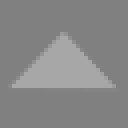
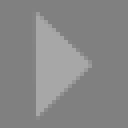
Layer changes from the first 128px x 128px image to the second:
added layer "Layer copy #1" (31%) above "Layer copy" over [left=32, top=12, right=92, bottom=120]
hid "Layer" over [left=8, top=32, right=116, bottom=92]
